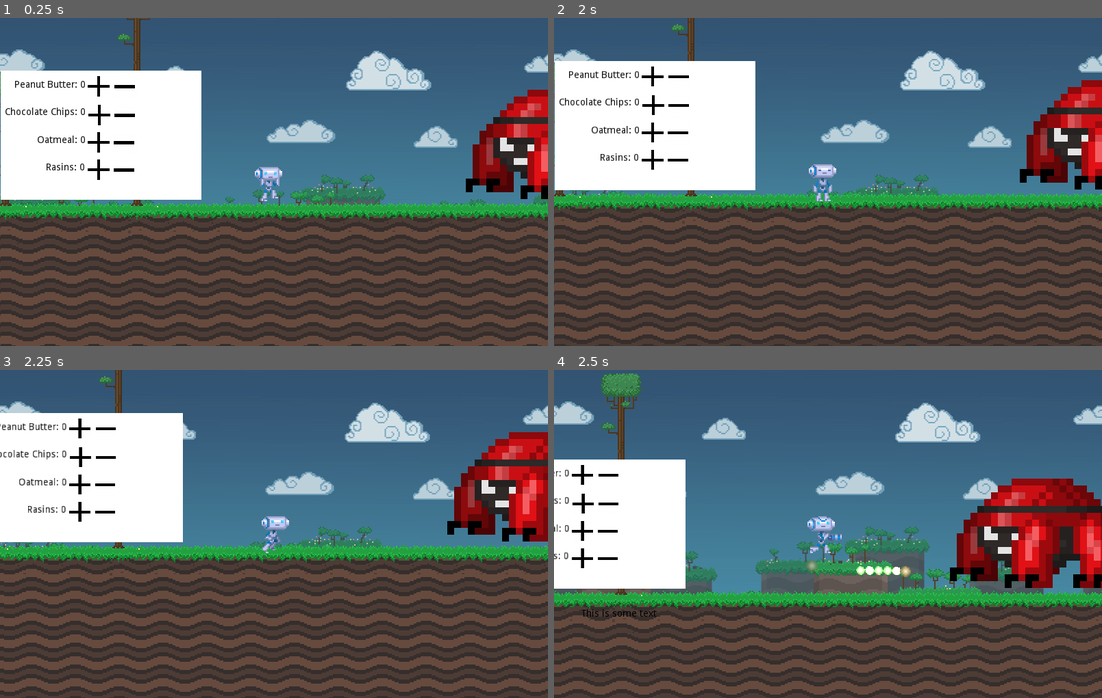
Above: before the commit, frames 1-4 (two rows, left to right).
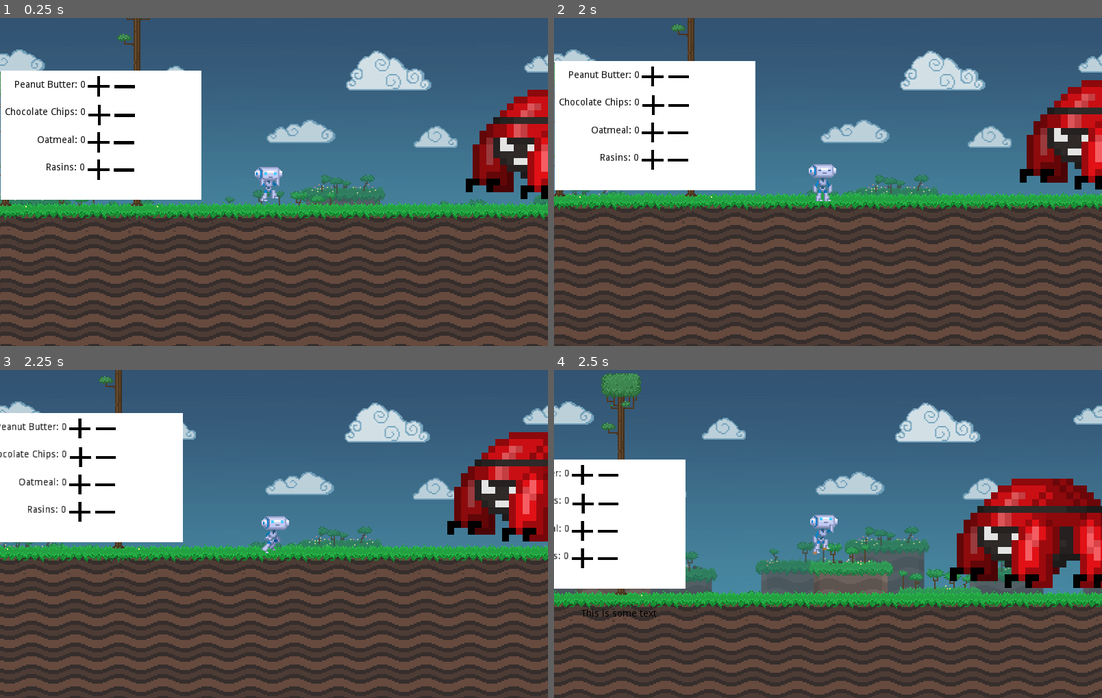
Above: after the commit, the same moments.

Repository: Global-AXIOS/cookie-injection-but-with-real-cookies
Game: Godot game, scene res://dialogue_test.tscn
Two runs of this game, one before a commit and one after it. Both use one fixed random seed, a clock stepped at 60 frames per second and the inputs below. This scene is started directly instead of the project's main scene.
Inputs (mouse positions are in pixels of both pictures, inside the frame that each line leads up to):
- Up to frame 1 (0.25 s): no input
- Up to frame 2 (2 s): click (652, 77) at 0.52 s; click (680, 77) at 1.27 s
- Up to frame 3 (2.25 s): tap Enter at 2 s; move the mouse to (43, 429) at 2.02 s; press the mouse at (43, 429) at 2.03 s; hold Right (move_right) from 2.03 s (still down)
- Up to frame 4 (2.5 s): keep holding Right (move_right); tap Up (jump) at 2.27 s; tap Space (shoot, bound only before the commit) at 2.3 s

Frames 1-3 are identical in both runs. In frame 4, 0.7% of the frame differs, in the area x 46-66%, y 44-64%.

Commit message:
fixed click on space

Diff:
--- a/platformer/ing.tscn
+++ b/platformer/ing.tscn
@@ -49,13 +49,13 @@
 margin_bottom = 44.0
 rect_pivot_offset = Vector2( 0, 0 )
 rect_clip_content = false
-focus_mode = 2
+focus_mode = 1
 mouse_filter = 0
 mouse_default_cursor_shape = 0
 size_flags_horizontal = 1
 size_flags_vertical = 1
 toggle_mode = false
-enabled_focus_mode = 2
+enabled_focus_mode = 1
 shortcut = null
 group = null
 texture_normal = ExtResource( 2 )
@@ -74,13 +74,13 @@
 margin_bottom = 47.0
 rect_pivot_offset = Vector2( 0, 0 )
 rect_clip_content = false
-focus_mode = 2
+focus_mode = 1
 mouse_filter = 0
 mouse_default_cursor_shape = 0
 size_flags_horizontal = 1
 size_flags_vertical = 1
 toggle_mode = false
-enabled_focus_mode = 2
+enabled_focus_mode = 1
 shortcut = null
 group = null
 texture_normal = ExtResource( 3 )
--- a/platformer/label.gd
+++ b/platformer/label.gd
@@ -13,6 +13,8 @@
 	pass
 func p():
 	set_bbcode("[right]" + the_name + ": " + str(t) + "[/right]")
+	self.get_parent().get_node("plus").release_focus()
+	self.get_parent().get_node("minus").release_focus()
 #func _process(delta):
 #	# Called every frame. Delta is time since last frame.
 #	# Update game logic here.
@@ -20,14 +22,16 @@
 
 
 func _on_plus_pressed():
-	print("plus pressed")
-	t = min(t + 1, 5)
-	p()
+	if Input.is_action_just_pressed("mouse_left") || true:
+		print("plus pressed")
+		t = min(t + 1, 5)
+		p()
 	pass # replace with function body
 
 
 func _on_minus_pressed():
-	print("minus pressed")
-	t = max(t - 1, 0)
-	p()
+	if Input.is_action_just_pressed("mouse_left") || true:
+		print("minus pressed")
+		t = max(t - 1, 0)
+		p()
 	pass # replace with function body
--- a/platformer/project.godot
+++ b/platformer/project.godot
@@ -41,10 +41,6 @@
 move_right=[ Object(InputEventKey,"resource_local_to_scene":false,"resource_name":"","device":0,"alt":false,"shift":false,"control":false,"meta":false,"command":false,"pressed":false,"scancode":16777233,"unicode":0,"echo":false,"script":null)
 , Object(InputEventJoypadButton,"resource_local_to_scene":false,"resource_name":"","device":0,"button_index":15,"pressure":0.0,"pressed":false,"script":null)
  ]
-shoot=[ Object(InputEventKey,"resource_local_to_scene":false,"resource_name":"","device":0,"alt":false,"shift":false,"control":false,"meta":false,"command":false,"pressed":false,"scancode":32,"unicode":0,"echo":false,"script":null)
-, Object(InputEventJoypadButton,"resource_local_to_scene":false,"resource_name":"","device":0,"button_index":2,"pressure":0.0,"pressed":false,"script":null)
-, Object(InputEventKey,"resource_local_to_scene":false,"resource_name":"","device":0,"alt":false,"shift":false,"control":false,"meta":false,"command":false,"pressed":false,"scancode":90,"unicode":0,"echo":false,"script":null)
- ]
 spawn=[ Object(InputEventKey,"resource_local_to_scene":false,"resource_name":"","device":0,"alt":false,"shift":false,"control":false,"meta":false,"command":false,"pressed":false,"scancode":16777244,"unicode":0,"echo":false,"script":null)
 , Object(InputEventJoypadButton,"resource_local_to_scene":false,"resource_name":"","device":0,"button_index":11,"pressure":0.0,"pressed":false,"script":null)
  ]
